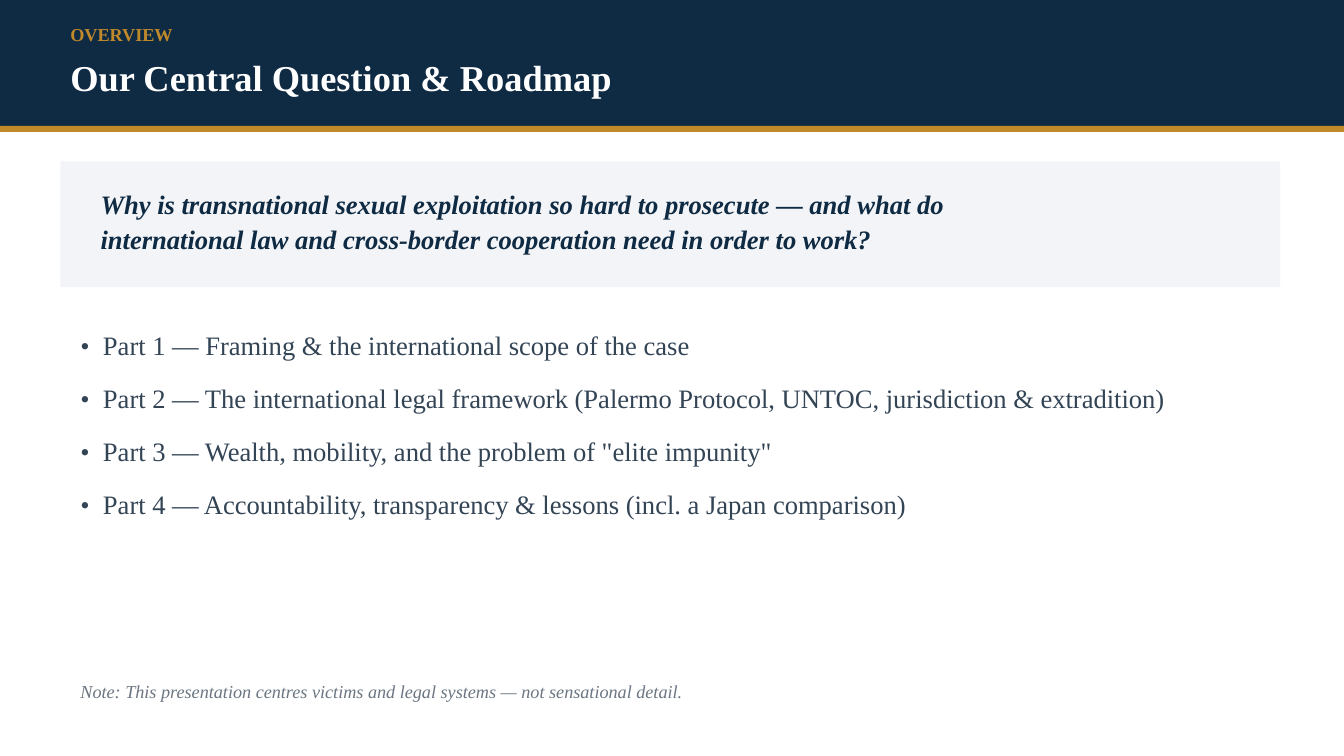
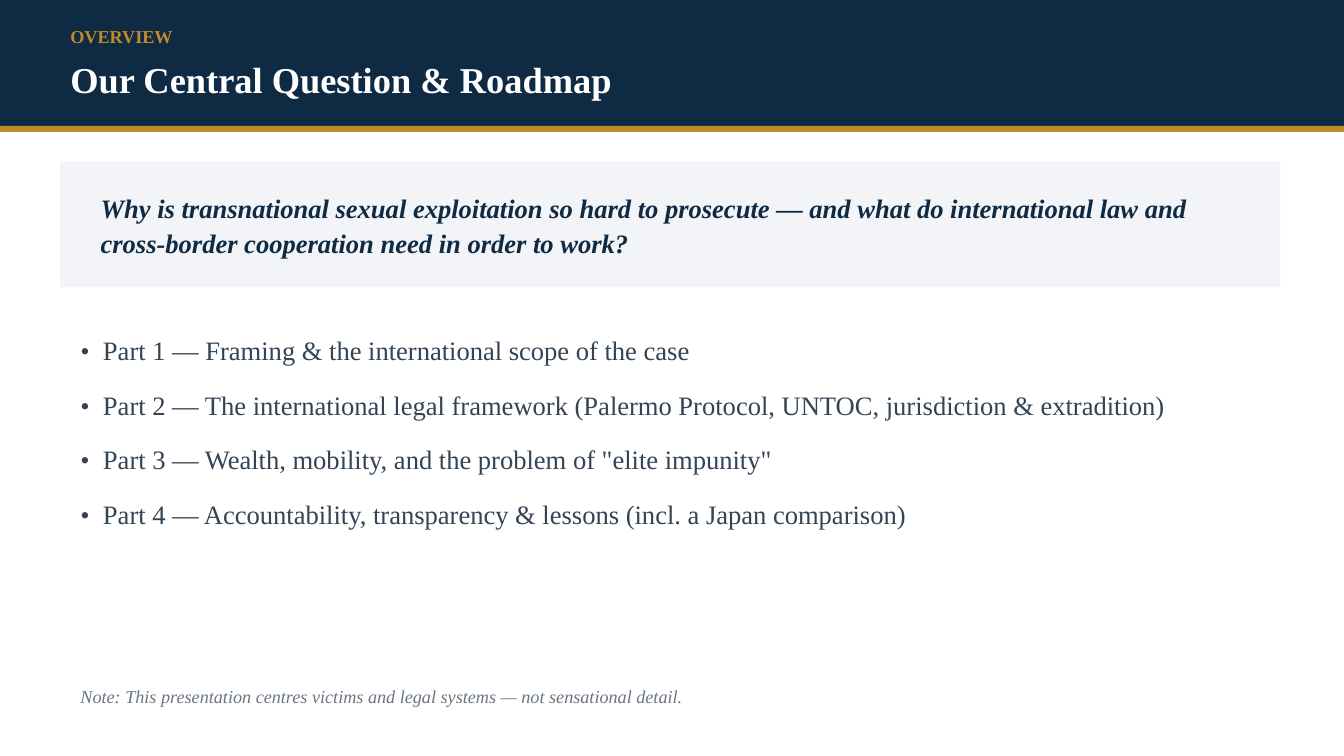
Before and after one commit to Kokidesu/Koki, a slide deck: slide 2 of Epstein_Transnational_Justice.pptx. Drawn at 1344x756 pixels with LibreOffice and Linux fonts; fonts in the diff are those of the drawing. Boxes give left, top, right and bottom in pixels: in the first picture for what was removed or moved away, otherwise in the second. Text is boxed around its words. In the diff, an @@ line names an element or a change of style, - is before the commit and + after.

```diff
--- a/Epstein_Transnational_Justice.pptx
+++ b/Epstein_Transnational_Justice.pptx
@@ text at (101, 199, 1186, 259): text changed @@
-Why is transnational sexual exploitation so hard to prosecute — and what do
-international law and cross-border cooperation need in order to work?
+Why is transnational sexual exploitation so hard to prosecute — and what do international law and cross-border cooperation need in order to work?
@@ text "• Part 1 — Framing ..." at (103, 341, 1165, 529): more space between paragraphs @@
@@ text "Note: This presentation centres victims ...": place and size @@
-text "Note: This presentation centres victims ..." at (80, 685, 682, 702)
+text "Note: This presentation centres victims ..." at (80, 690, 682, 707)
```
Also in this commit, not shown: 2 other slides changed, 17 slides added, 5 slides removed, 24 other files.
